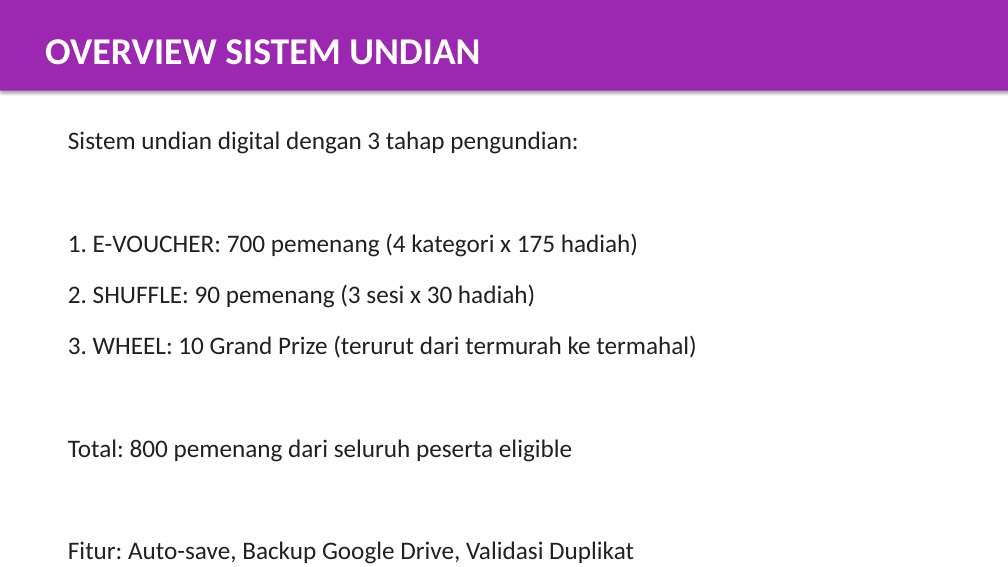
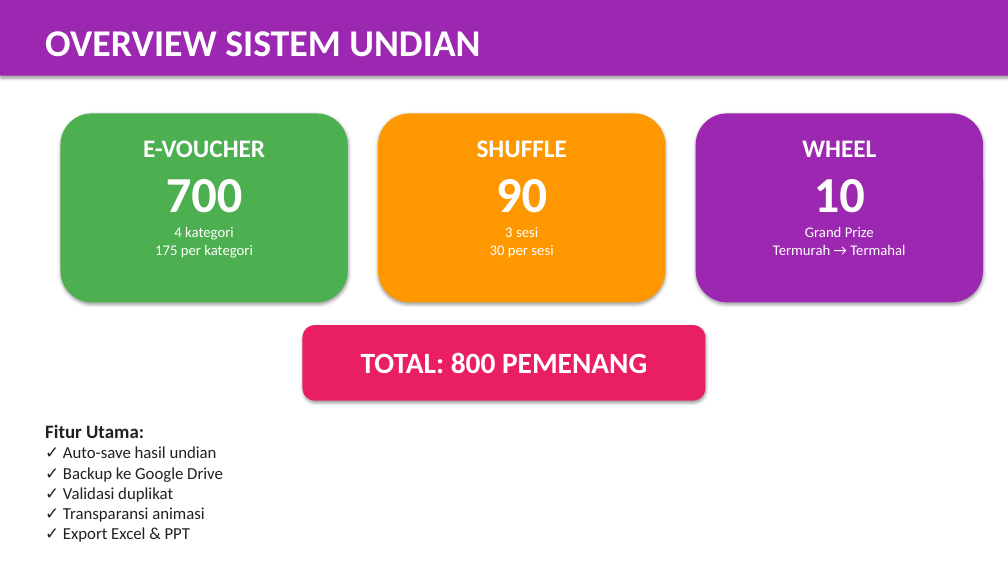
Before and after one commit to Wahyoe-underscore/LotteryStream, a slide deck: slide 2 of MoveGroove_Flow_Presentation.pptx. Drawn at 1008x567 pixels with LibreOffice and Linux fonts; fonts in the diff are those of the drawing. Boxes give left, top, right and bottom in pixels: in the first picture for what was removed or moved away, otherwise in the second. Text is boxed around its words. In the diff, an @@ line names an element or a change of style, - is before the commit and + after.

```diff
--- a/MoveGroove_Flow_Presentation.pptx
+++ b/MoveGroove_Flow_Presentation.pptx
@@ rectangle: place and size @@
-rectangle at bbox=[0, 0, 1008, 91]
+rectangle at bbox=[0, 0, 1008, 76]
@@ text "OVERVIEW SISTEM UNDIAN": place and size @@
-text "OVERVIEW SISTEM UNDIAN" at bbox=[45, 39, 480, 65]
+text "OVERVIEW SISTEM UNDIAN" at bbox=[45, 31, 480, 57]
@@ rounded rectangle added at bbox=[60, 113, 348, 302], fill #4CAF50 @@
@@ rounded rectangle added at bbox=[378, 113, 665, 302], fill #FF9800 @@
@@ rounded rectangle added at bbox=[696, 113, 983, 302], fill #9C27B0 @@
@@ text removed at bbox=[68, 131, 696, 564] @@
-Sistem undian digital dengan 3 tahap pengundian:
-1. E-VOUCHER: 700 pemenang (4 kategori x 175 hadiah)
-2. SHUFFLE: 90 pemenang (3 sesi x 30 hadiah)
-3. WHEEL: 10 Grand Prize (terurut dari termurah ke termahal)
-Total: 800 pemenang dari seluruh peserta eligible
-Fitur: Auto-save, Backup Google Drive, Validasi Duplikat
@@ text added at bbox=[143, 140, 265, 258], 14 pt, text #FFFFFF @@
+E-VOUCHER
+700
+4 kategori
+175 per kategori
@@ text added at bbox=[477, 140, 567, 258], 14 pt, text #FFFFFF @@
+SHUFFLE
+90
+3 sesi
+30 per sesi
@@ text added at bbox=[773, 140, 905, 255], 14 pt, text #FFFFFF @@
+WHEEL
+10
+Grand Prize
+Termurah → Termahal
@@ rounded rectangle added at bbox=[302, 325, 706, 401], fill #E91E63 @@
@@ text added at bbox=[361, 352, 647, 374], 28 pt, text #FFFFFF, bold @@
+TOTAL: 800 PEMENANG
@@ text added at bbox=[45, 425, 223, 542], 16 pt, text #212121 @@
+Fitur Utama:
+✓ Auto-save hasil undian
+✓ Backup ke Google Drive
+✓ Validasi duplikat
+✓ Transparansi animasi
+✓ Export Excel & PPT
```
Also in this commit, not shown: 2 other slides changed, 8 slides added, 9 slides removed, 6 other files.
